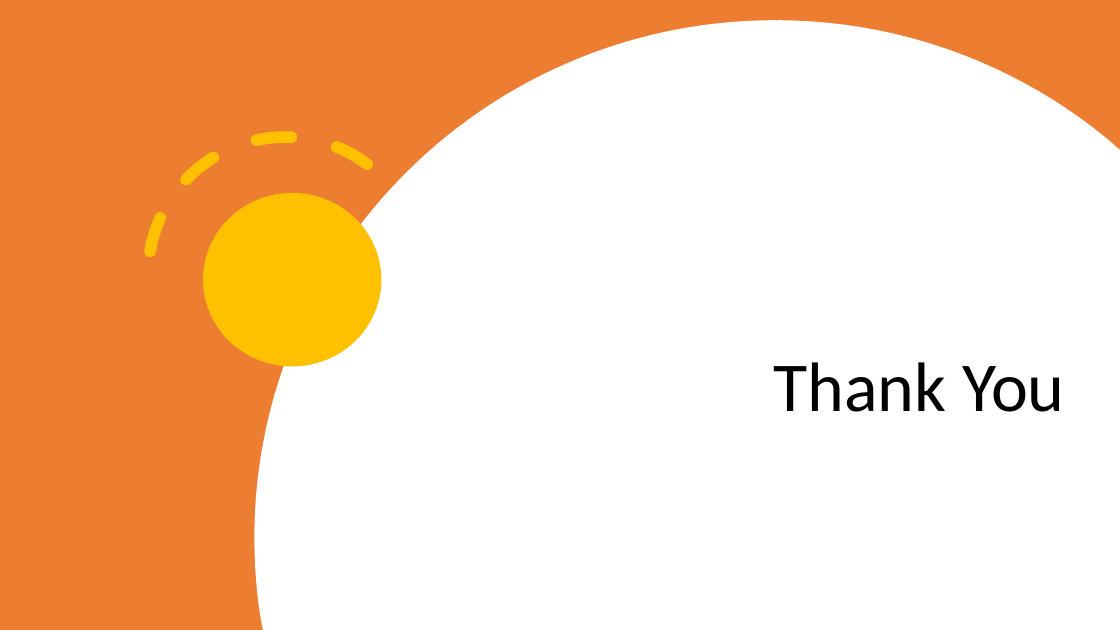
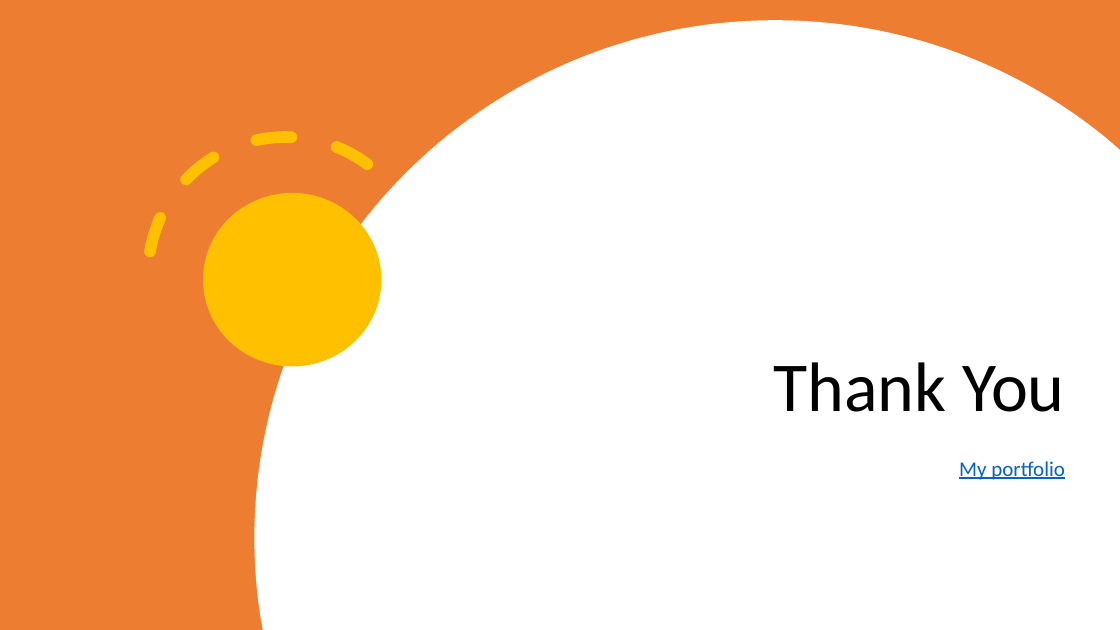
Before and after one commit to nupong/Google-Data-Analytics-Capstone-Project, a slide deck: slide 20 of Capstone project - Cyclistic Bike Share Presentation.ppsx. Drawn at 1120x630 pixels with LibreOffice and Linux fonts; fonts in the diff are those of the drawing. Boxes give left, top, right and bottom in pixels: in the first picture for what was removed or moved away, otherwise in the second. Text is boxed around its words. In the diff, an @@ line names an element or a change of style, - is before the commit and + after.

```diff
--- a/Capstone project - Cyclistic Bike Share Presentation.ppsx
+++ b/Capstone project - Cyclistic Bike Share Presentation.ppsx
@@ text added at (x1=959, y1=461, x2=1065, y2=480), 18 pt, text #0563C1, underline @@
+My portfolio
```
